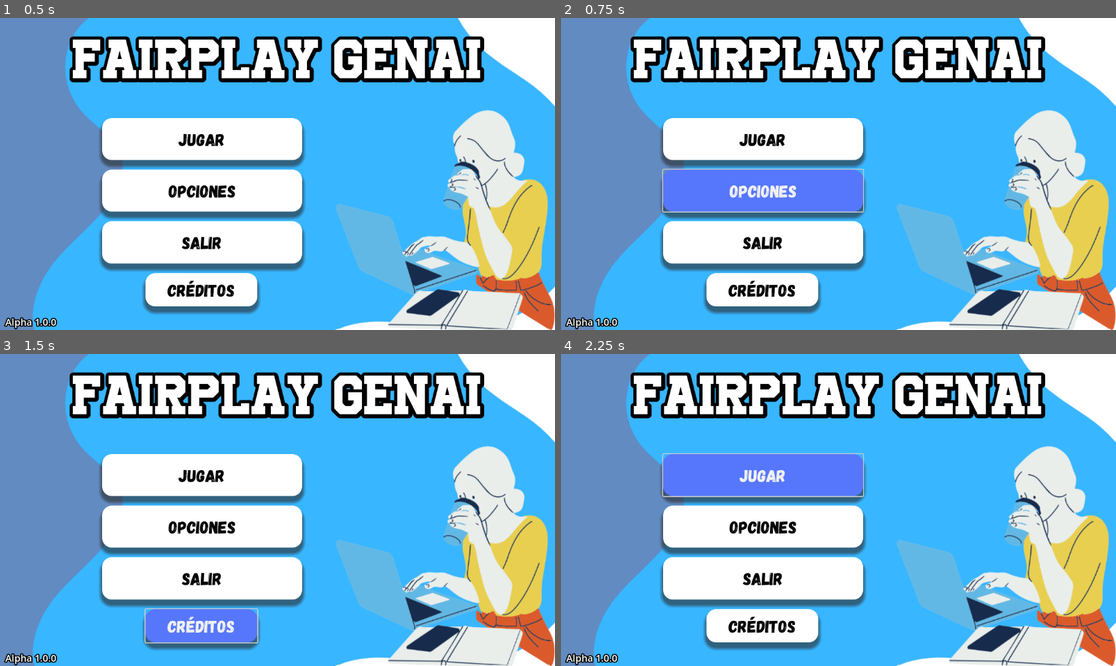
Above: before the commit, frames 1-4 (two rows, left to right).
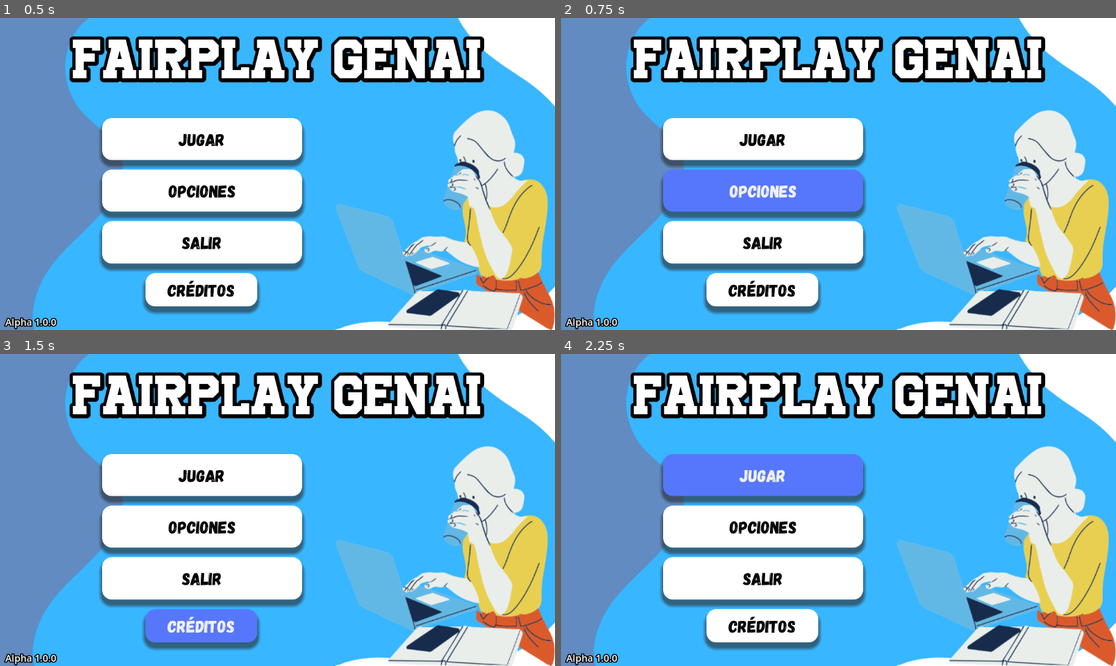
Above: after the commit, the same moments.

Repository: pperezsilva/FairPlayGenAi
Game: Godot game, scene res://escenas/menu.tscn
The game is run twice, just before and just after one commit, with the same random seed, the same clock (stepped at 60 frames per second) and the same inputs.
Inputs:
- Up to frame 1 (0.5 s): no input
- Up to frame 2 (0.75 s): click "Opciones" at 0.5 s
- Up to frame 3 (1.5 s): click "Créditos" at 1.25 s
- Up to frame 4 (2.25 s): click "Jugar" at 2 s

Frame 1 is identical in both runs. In frame 2, 0.3% of the frame differs, in the area x 18-55%, y 48-63%; in frame 3, 0.2%; in frame 4, 0.3%.

Commit message:
Implementacion de script en el menu

Diff:
--- a/escenas/menu.tscn
+++ b/escenas/menu.tscn
@@ -1,6 +1,7 @@
-[gd_scene load_steps=8 format=3 uid="uid://cqwato8424667"]
+[gd_scene load_steps=11 format=3 uid="uid://cqwato8424667"]
 
 [ext_resource type="Texture2D" uid="uid://cai6t48xppxof" path="res://imagenes/BackgroundMenu00.png" id="1_2owot"]
+[ext_resource type="Script" uid="uid://s5xktivqpn4" path="res://scripts/menu.gd" id="1_6cq3m"]
 [ext_resource type="FontFile" uid="uid://crl5bcgo6l6mb" path="res://fuentes/Gagalin-Regular.otf" id="2_6cq3m"]
 [ext_resource type="FontFile" uid="uid://cau71hgpl3dy3" path="res://fuentes/University.otf" id="3_5t3kx"]
 
@@ -37,6 +38,10 @@
 shadow_size = 8
 shadow_offset = Vector2(0, 10)
 
+[sub_resource type="StyleBoxEmpty" id="StyleBoxEmpty_2owot"]
+
+[sub_resource type="StyleBoxEmpty" id="StyleBoxEmpty_6cq3m"]
+
 [node name="Menu" type="Control"]
 layout_mode = 3
 anchors_preset = 15
@@ -44,6 +49,7 @@
 anchor_bottom = 1.0
 grow_horizontal = 2
 grow_vertical = 2
+script = ExtResource("1_6cq3m")
 
 [node name="Panel" type="Panel" parent="."]
 layout_mode = 1
@@ -73,34 +79,58 @@
 layout_mode = 2
 size_flags_vertical = 3
 theme_override_colors/font_color = Color(0, 0, 0, 1)
+theme_override_colors/font_focus_color = Color(0, 0, 0, 1)
 theme_override_fonts/font = ExtResource("2_6cq3m")
 theme_override_font_sizes/font_size = 36
 theme_override_styles/normal = SubResource("StyleBoxFlat_2owot")
 theme_override_styles/pressed = SubResource("StyleBoxFlat_6cq3m")
 theme_override_styles/hover = SubResource("StyleBoxFlat_5t3kx")
+theme_override_styles/focus = SubResource("StyleBoxEmpty_2owot")
 text = "Jugar"
 
 [node name="btnOpciones" type="Button" parent="VBoxContainer"]
 layout_mode = 2
 size_flags_vertical = 3
 theme_override_colors/font_color = Color(0, 0, 0, 1)
+theme_override_colors/font_focus_color = Color(0, 0, 0, 1)
 theme_override_fonts/font = ExtResource("2_6cq3m")
 theme_override_font_sizes/font_size = 36
 theme_override_styles/normal = SubResource("StyleBoxFlat_2owot")
 theme_override_styles/pressed = SubResource("StyleBoxFlat_6cq3m")
 theme_override_styles/hover = SubResource("StyleBoxFlat_5t3kx")
+theme_override_styles/focus = SubResource("StyleBoxEmpty_2owot")
 text = "Opciones"
 
 [node name="btnSalir" type="Button" parent="VBoxContainer"]
 layout_mode = 2
 size_flags_vertical = 3
 theme_override_colors/font_color = Color(0, 0, 0, 1)
+theme_override_colors/font_focus_color = Color(0, 0, 0, 1)
 theme_override_fonts/font = ExtResource("2_6cq3m")
 theme_override_font_sizes/font_size = 36
 theme_override_styles/normal = SubResource("StyleBoxFlat_2owot")
 theme_override_styles/pressed = SubResource("StyleBoxFlat_6cq3m")
 theme_override_styles/hover = SubResource("StyleBoxFlat_5t3kx")
+theme_override_styles/focus = SubResource("StyleBoxEmpty_2owot")
 text = "Salir
+"
+
+[node name="btnCreditos" type="Button" parent="."]
+layout_mode = 0
+offset_left = 302.0
+offset_top = 530.0
+offset_right = 534.0
+offset_bottom = 599.0
+size_flags_vertical = 3
+theme_override_colors/font_color = Color(0, 0, 0, 1)
+theme_override_colors/font_focus_color = Color(0, 0, 0, 1)
+theme_override_fonts/font = ExtResource("2_6cq3m")
+theme_override_font_sizes/font_size = 36
+theme_override_styles/normal = SubResource("StyleBoxFlat_2owot")
+theme_override_styles/pressed = SubResource("StyleBoxFlat_6cq3m")
+theme_override_styles/hover = SubResource("StyleBoxFlat_5t3kx")
+theme_override_styles/focus = SubResource("StyleBoxEmpty_6cq3m")
+text = "Créditos
 "
 
 [node name="lblTitulo" type="Label" parent="."]
@@ -133,18 +163,7 @@
 theme_override_font_sizes/font_size = 20
 text = "Alpha 1.0.0"
 
-[node name="btnSalir" type="Button" parent="."]
-layout_mode = 0
-offset_left = 302.0
-offset_top = 530.0
-offset_right = 534.0
-offset_bottom = 599.0
-size_flags_vertical = 3
-theme_override_colors/font_color = Color(0, 0, 0, 1)
-theme_override_fonts/font = ExtResource("2_6cq3m")
-theme_override_font_sizes/font_size = 36
-theme_override_styles/normal = SubResource("StyleBoxFlat_2owot")
-theme_override_styles/pressed = SubResource("StyleBoxFlat_6cq3m")
-theme_override_styles/hover = SubResource("StyleBoxFlat_5t3kx")
-text = "Créditos
-"
+[connection signal="pressed" from="VBoxContainer/btnJugar" to="." method="_on_btn_jugar_pressed"]
+[connection signal="pressed" from="VBoxContainer/btnOpciones" to="." method="_on_btn_opciones_pressed"]
+[connection signal="pressed" from="VBoxContainer/btnSalir" to="." method="_on_btn_salir_pressed"]
+[connection signal="pressed" from="btnCreditos" to="." method="_on_btn_creditos_pressed"]
--- /dev/null
+++ b/scripts/menu.gd
@@ -0,0 +1,27 @@
+extends Control
+
+
+# Called when the node enters the scene tree for the first time.
+func _ready() -> void:
+	pass # Replace with function body.
+
+
+# Called every frame. 'delta' is the elapsed time since the previous frame.
+func _process(delta: float) -> void:
+	pass
+
+
+func _on_btn_jugar_pressed() -> void:
+	print("Comienza el juego")
+
+
+func _on_btn_opciones_pressed() -> void:
+	print("Opciones seleccionado")
+
+
+func _on_btn_salir_pressed() -> void:
+	get_tree().quit()
+
+
+func _on_btn_creditos_pressed() -> void:
+	print("Creditos seleccionado")
Not shown, added: scripts/menu.gd.uid
